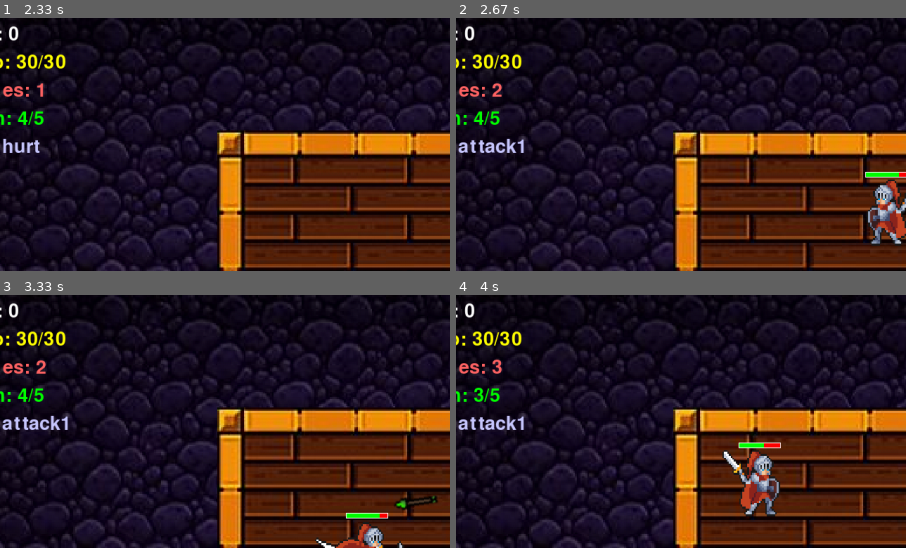
Above: before the commit, frames 1-4 (two rows, left to right).
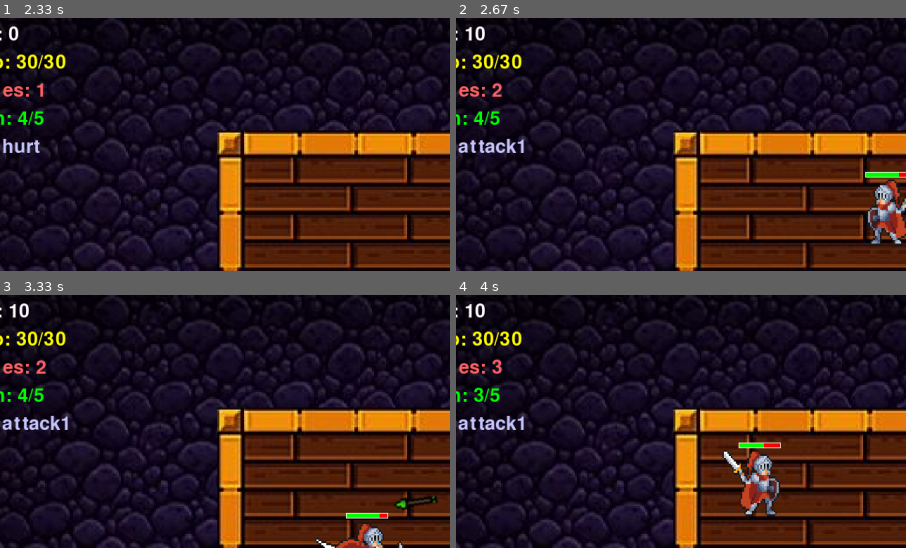
Above: after the commit, the same moments.

Repository: nicolassaez2004/pygamedesoft2026.1
Game: pygame game, started from main.py
Same seed, same stepped clock (60 frames per second), same inputs: the game is played once before the commit and once after it.
Inputs (mouse positions are % of the whole screen's width and height, from its top left):
- Up to frame 1 (2.33 s): tap Enter at 0.33 s; press the mouse at (62, 59) at 0.7 s; move the mouse to (43, 36) at 0.8 s; release the mouse at (24, 13) at 0.93 s; hold D 1-1.47 s; click (47, 45) at 1.08 s; hold W 1.5-1.8 s; click (18, 31) at 1.58 s; hold D 1.83-2.3 s; click (64, 28) at 1.92 s
- Up to frame 2 (2.67 s): hold A from 2.33 s (still down); click (36, 13) at 2.42 s
- Up to frame 3 (3.33 s): release A at 2.87 s; hold S 2.9-3.2 s; click (51, 87) at 2.98 s; hold A from 3.23 s (still down); click (79, 28) at 3.32 s
- Up to frame 4 (4 s): release A at 3.63 s; hold W from 3.67 s (still down); click (41, 18) at 3.75 s
The pictures show only the part of the screen within x 7-57%, y 0-50%; the shares and areas given below are measured in that part.

Frame 1 is identical in both runs. In frame 2, 0.2% of the frame differs, in the area x 1-7%, y 3-10%; in frame 3, 0.2%; in frame 4, 0.2%.

Commit message:
Os projéteis atravessam o fantasma e adição de ganhos de pontos por tempo

Diff:
--- a/enemy.py
+++ b/enemy.py
@@ -83,10 +83,11 @@
 
 
 class GhostersonEnemy(Enemy):
-    """Inimigo do tipo Ghosterson"""
+    """Inimigo do tipo Ghosterson - imune a projéteis, só leva dano de espada"""
 
     def __init__(self, x, y, sprite, speed=160, radius=None):
         super().__init__(x, y, sprite, speed, radius)
+        self.immune_to_projectiles = True  # Só pode ser morto por ataques melee
 
 
 class SkellingtonEnemy(RangedEnemy):
@@ -268,16 +269,16 @@
             proj.draw(window)
 
     def check_collisions_with_player(self, player_pos, player_radius):
-        """Verifica colisões com o player, retorna True se há colisão"""
-        for enemy in self.enemies:
+        """Verifica colisões com o player, retorna inimigo que colidiu ou None"""
+        for enemy in self.enemies[:]:
             if enemy.is_colliding_with_player(player_pos, player_radius):
-                return True
+                return enemy
         # Checa projéteis inimigos
         for proj in self.enemy_projectiles[:]:
             if proj.is_colliding_with_enemy(player_pos, player_radius):
                 self.enemy_projectiles.remove(proj)
-                return True
-        return False
+                return 'projectile'  # Retorna string para indicar que foi projétil
+        return None
 
     def remove_enemy(self, enemy):
         """Remove um inimigo da lista"""
@@ -290,9 +291,12 @@
 
     def increase_difficulty(self, score):
         """Aumenta a dificuldade baseado no score"""
-        self.difficulty = 1.0 + (score // 1000) * 0.1
-        self.max_enemies = 5 + (score // 2000)
-        self.spawn_interval = max(0.5, 1.0 - (score // 5000) * 0.1)
+        # A cada 500 pontos, aumenta a velocidade em 15%
+        self.difficulty = 1.0 + (score // 500) * 0.15
+        # A cada 1000 pontos, adiciona mais 1 inimigo (máximo)
+        self.max_enemies = 5 + (score // 1000)
+        # A cada 2000 pontos, reduz o tempo entre spawns
+        self.spawn_interval = max(0.3, 1.0 - (score // 2000) * 0.15)
 
     def clear(self):
         """Limpa todos os inimigos"""
--- a/gameplay.py
+++ b/gameplay.py
@@ -52,6 +52,11 @@
     attack_cooldown_duration = 0.3
     current_melee_attack = None  # Ataque melee ativo
 
+    # Sistema de pontuação por tempo
+    time_score_timer = 0
+    time_score_interval = 2.0  # A cada 2 segundos ganha pontos
+    time_score_amount = 10  # Pontos ganhos por intervalo
+
     while True:
         for event in pygame.event.get():
             if event.type == pygame.QUIT:
@@ -67,6 +72,12 @@
         player_obj.update(dt, keys, mouse_buttons)
 
         if not player_obj.game_over:
+            # Sistema de pontuação por tempo
+            time_score_timer += dt
+            if time_score_timer >= time_score_interval:
+                score += time_score_amount
+                time_score_timer = 0
+
             # Aplicar colisão com a plataforma
             plataforma_x = (window.get_width() - 480) // 2
             plataforma_y = (window.get_height() - 400) // 2
@@ -103,16 +114,22 @@
             # Verifica colisão de projéteis (ataque direito) com inimigos
             hit_enemies = bow_left.check_collisions_with_enemies(enemy_manager.get_all_enemies())
             for proj, hit_enemy in hit_enemies:
-                if hit_enemy.take_damage(proj.damage):
-                    enemy_manager.remove_enemy(hit_enemy)
-                    score += 100
+                # Verifica se o inimigo é imune a projéteis (como o fantasma)
+                if not hasattr(hit_enemy, 'immune_to_projectiles') or not hit_enemy.immune_to_projectiles:
+                    if hit_enemy.take_damage(proj.damage):
+                        enemy_manager.remove_enemy(hit_enemy)
+                        score += 100
 
             # Aumenta dificuldade conforme score
             enemy_manager.increase_difficulty(score)
 
             # Verifica colisão com inimigos (dano no jogador)
-            if enemy_manager.check_collisions_with_player(player_obj.pos, player_obj.radius):
+            colliding_enemy = enemy_manager.check_collisions_with_player(player_obj.pos, player_obj.radius)
+            if colliding_enemy:
                 player_obj.take_damage(1)
+                # Se for um fantasma (GhostersonEnemy), remove-o após causar dano
+                if colliding_enemy != 'projectile' and isinstance(colliding_enemy, enemy.GhostersonEnemy):
+                    enemy_manager.remove_enemy(colliding_enemy)
 
         # Desenha o jogo
         window.blit(assets['bg'], (0, 0))
--- a/projectile.py
+++ b/projectile.py
@@ -110,12 +110,16 @@
         for projectile in self.projectiles[:]:
             for enemy in enemies:
                 if projectile.is_colliding_with_enemy(enemy.pos, enemy.radius):
+                    # Verifica se o inimigo é imune a projéteis (como fantasma)
+                    is_immune = hasattr(enemy, 'immune_to_projectiles') and enemy.immune_to_projectiles
+
                     if projectile not in [p for p, _ in hit_enemies]:
                         hit_enemies.append((projectile, enemy))
-                        # Remove o projétil após atingir
-                        if projectile in self.projectiles:
+
+                        # Remove o projétil apenas se acertar inimigo NÃO imune
+                        if not is_immune and projectile in self.projectiles:
                             self.projectiles.remove(projectile)
-                        break
+                            break
 
         return hit_enemies
 
